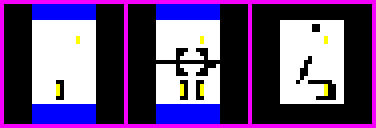
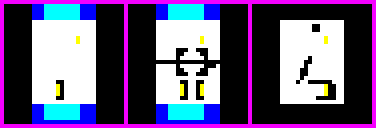
The second 376 x 128 image is a revision of the first. Changes to its layers:
painted on "Background" over [44, 4, 204, 120]
